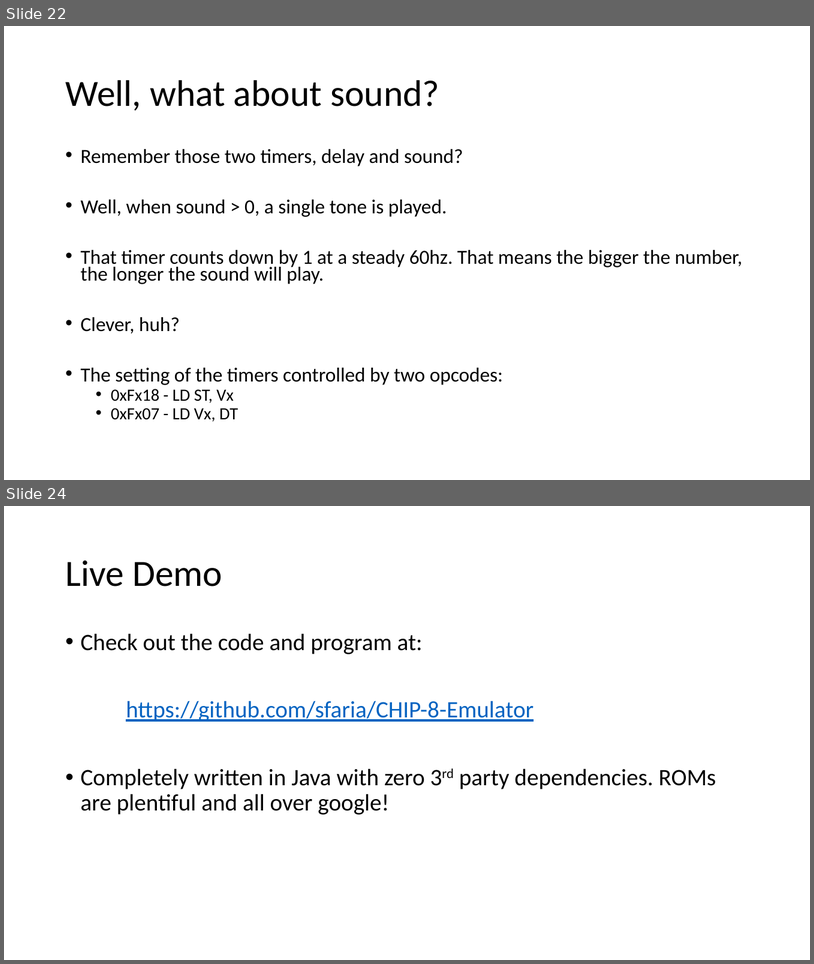
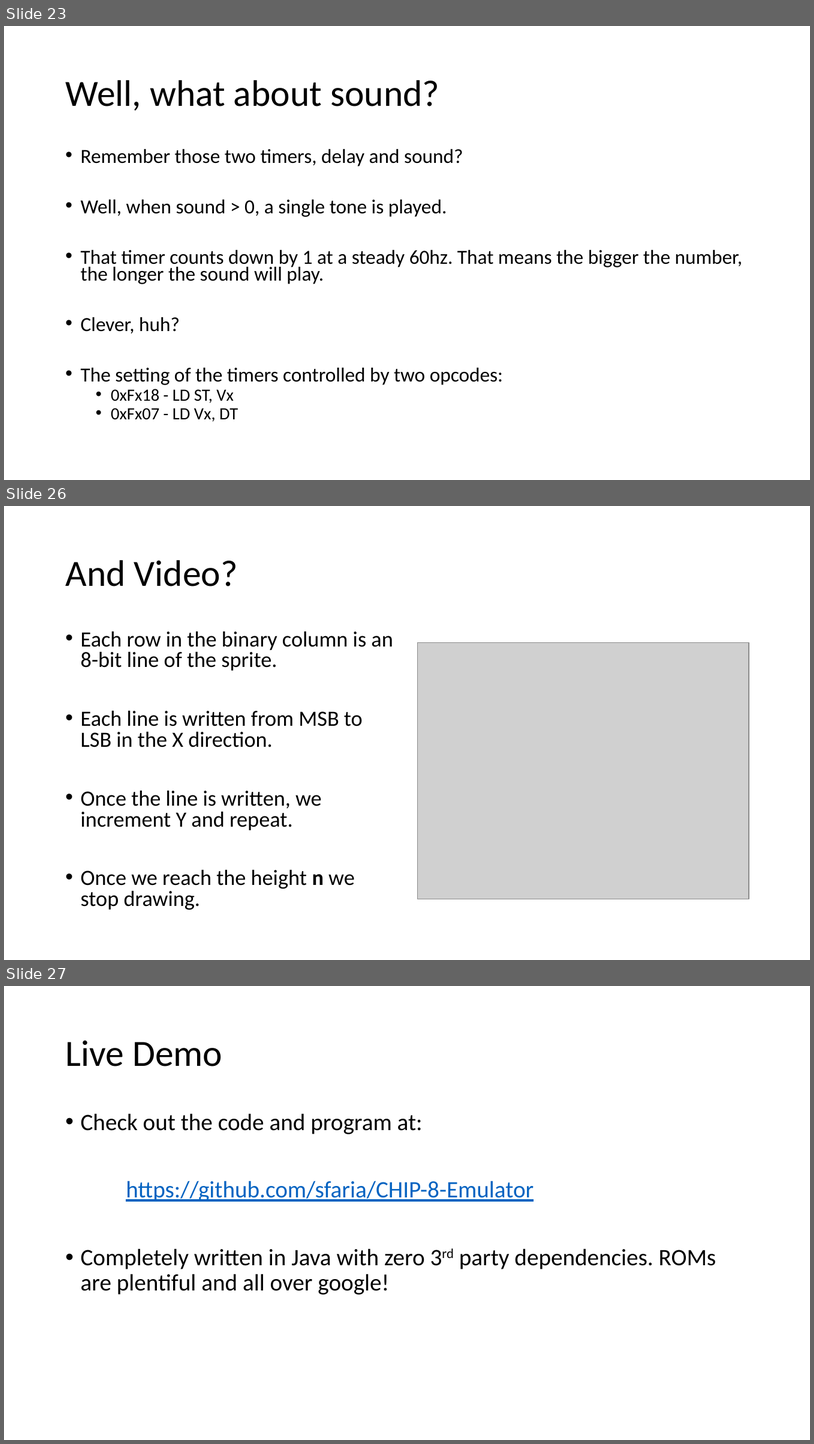
Before and after one commit to sfaria/CHIP-8-Emulator, a slide deck: Let’s Write an Emulator!.pptx. Shown one above the other, each under a label of ours: slides 22 and 24 before the commit, slides 23, 26 and 27 after it; the slides between them are not shown. The pictures are 814x964 and 814x1444 pixels, drawn with LibreOffice and Linux fonts; fonts in the diff are those of the drawing; grey boxes stand for pictures. Boxes give left, top, right and bottom in pixels: in the first picture for what was removed or moved away, otherwise in the second. Text is boxed around its words. In the diff, an @@ line names an element or a change of style, - is before the commit and + after.

```diff
--- a/Let’s Write an Emulator!.pptx
+++ b/Let’s Write an Emulator!.pptx
@@ slide 26 added at (4, 506, 810, 960), background #FFFFFF @@
@@ title added at (65, 560, 238, 586), 44 pt, text #000000 @@
+And Video?
@@ text added at (81, 631, 393, 910), 25.9 pt, text #000000 @@
+• Each row in the binary column is an 8-bit line of the sprite.
+• Each line is written from MSB to LSB in the X direction.
+• Once the line is written, we increment Y and repeat.
+• Once we reach the height n we stop drawing.
@@ picture added at (418, 643, 749, 898) @@
@@ what was slide 22 is now slide 23 @@
@@ what was slide 24 is now slide 27 @@
```
Also in this commit, not shown: 7 slides changed, 2 other slides added, 1 other file.
